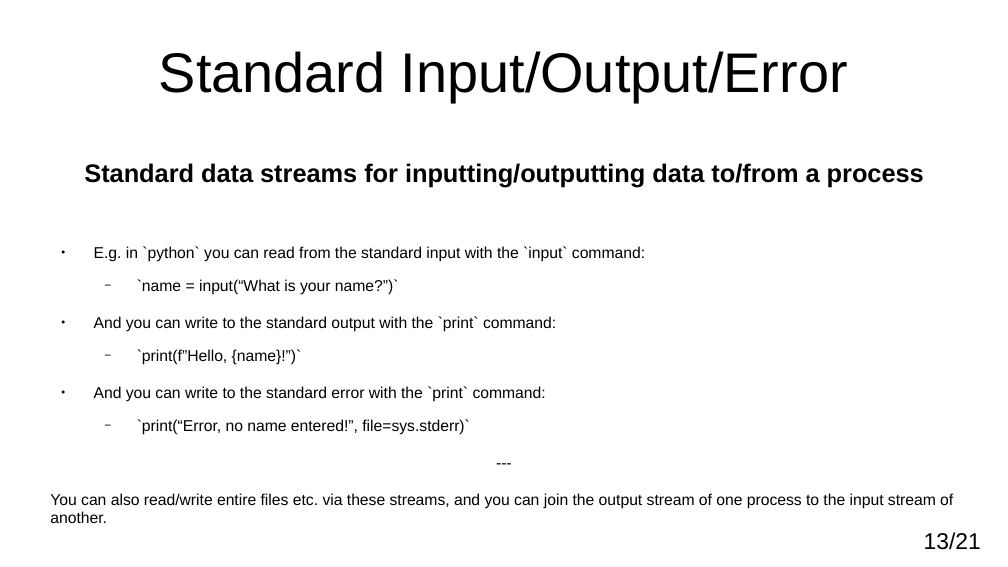
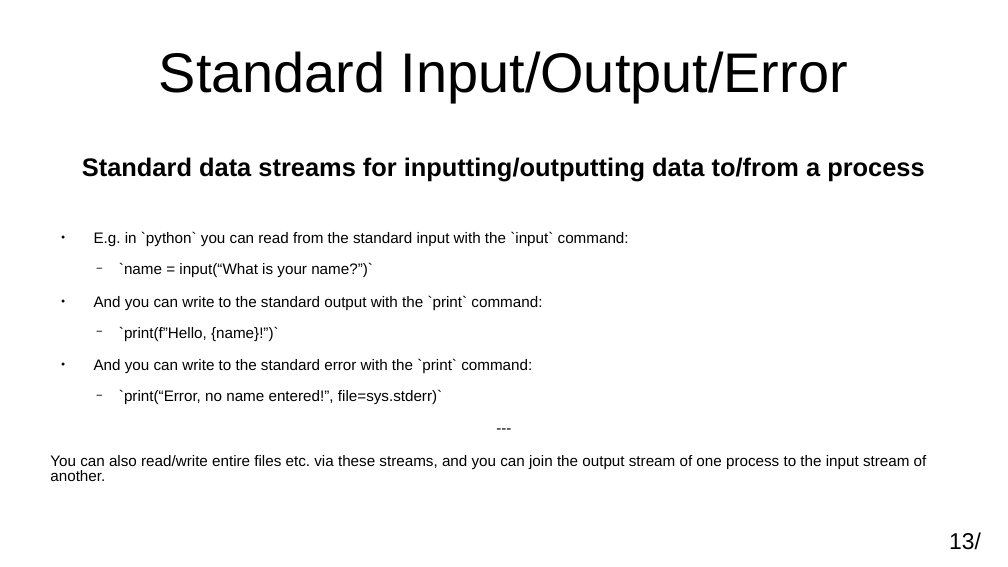
Before and after one commit to adamkewley/rse-meetups, a slide deck: slide 13 of 5_Subprocesses/PresentationSlides.odp. Drawn at 1008x567 pixels with LibreOffice and Linux fonts; fonts in the diff are those of the drawing. Boxes give left, top, right and bottom in pixels: in the first picture for what was removed or moved away, otherwise in the second. Text is boxed around its words. In the diff, an @@ line names an element or a change of style, - is before the commit and + after.

```diff
--- a/5_Subprocesses/PresentationSlides.odp
+++ b/5_Subprocesses/PresentationSlides.odp
@@ text "Standard data streams for inputting/outputting ..." at [50,157,927,481]: size 19.9 to 20 pt in "Standard data streams for inputting/outputting data to/from ..."; size 12.3 to 12 pt in "E.g. in `python` you can read from ...", "`name = input(“What is your name?”)`", "And you can write to the standard ...", "`print(f”Hello, {name}!”)`" and 4 more places; line spacing 1 to 0.8; indent changed; line spacing 1 to 0.7; more space between paragraphs @@
@@ page number at [949,532,981,550]: text changed @@
-13/21
+13/
```
Also in this commit, not shown: 17 other slides changed.
